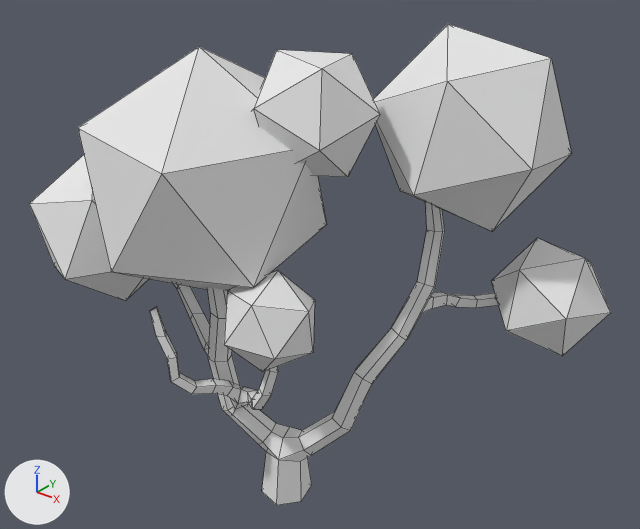
What one commit did to the OBJ model examples/D3D12_Test/Lowpoly_tree.obj.
The view is the same before and after, from a 50 mm camera at (27.9, -31.6, 34.6) aimed at (0.0, 3.4, 12.9). The axes (+X, +Y, +Z) are drawn at lower left. The lights are the same throughout. The older version comes first. Mesh edges are drawn as thin lines. Where no turn or scale is listed for an object, it has been applied to the vertices.

Names of what the first picture shows: 'Tree_lp_11'.
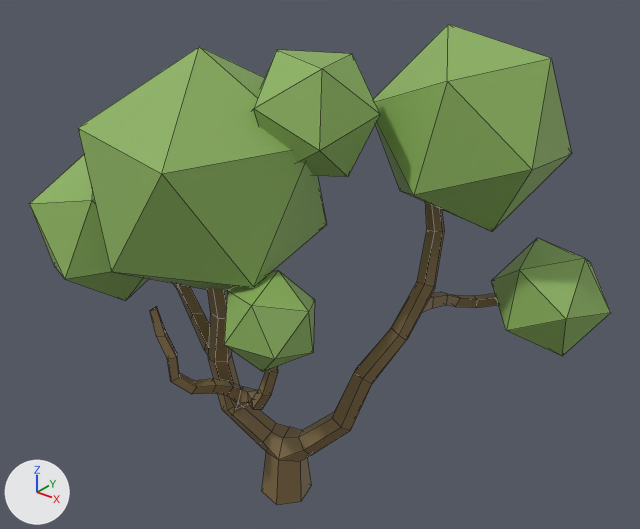
Pixel boxes [x1, y1, x2, y2] of what changed, in the pictures (640 x 529 px):
'Tree_lp_11', recoloured (white to green): [29, 24, 611, 505] in both

The change, as a diff of the scene's bpy script:
```diff
--- a/examples/D3D12_Test/Lowpoly_tree.obj.py
+++ b/examples/D3D12_Test/Lowpoly_tree.obj.py
@@ mat_bark @@
 mat_bark = principled_material('Bark')
-mat_bark.base_color = (0.8, 0.8, 0.8)  # white #e7e7e7
+mat_bark.base_color = (0.208, 0.139, 0.0552)  # brown #7e6842
 mat_bark.roughness = 1.0
@@ mat_tree @@
 mat_tree = principled_material('Tree')
-mat_tree.base_color = (0.8, 0.8, 0.8)  # white #e7e7e7
+mat_tree.base_color = (0.257, 0.441, 0.111)  # green #8bb15e
 mat_tree.roughness = 1.0
```
